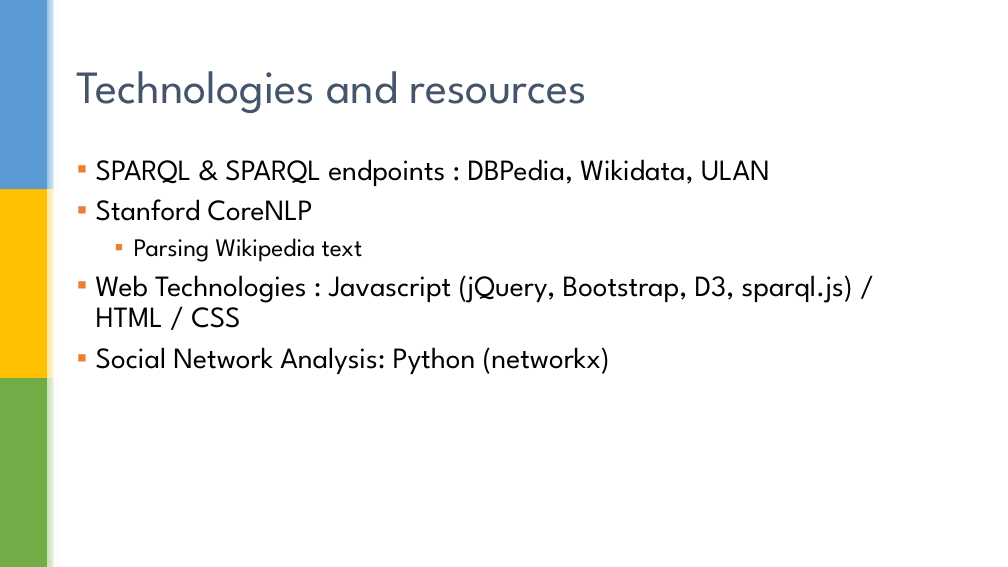
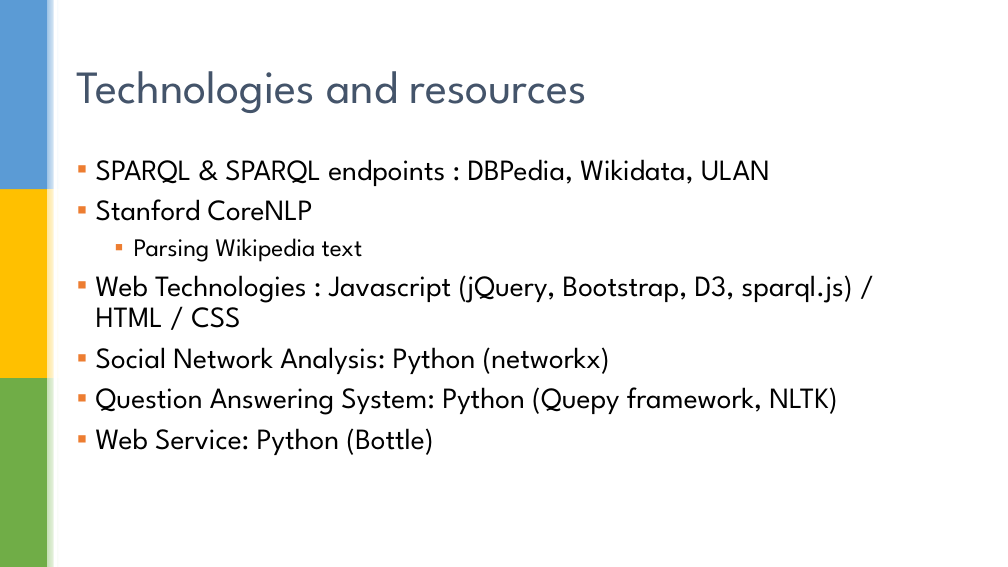
Before and after one commit to oana906/ArtViz, a slide deck: slide 6 of ArtViz2.pptx. Drawn at 1008x567 pixels with LibreOffice and Linux fonts; fonts in the diff are those of the drawing; background and template pictures are left out. Boxes give left, top, right and bottom in pixels: in the first picture for what was removed or moved away, otherwise in the second. Text is boxed around its words. In the diff, an @@ line names an element or a change of style, - is before the commit and + after.

```diff
--- a/ArtViz2.pptx
+++ b/ArtViz2.pptx
@@ text at [96, 387, 837, 455]: paragraphs added @@
+▪ Question Answering System: Python (Quepy framework, NLTK)
+▪ Web Service: Python (Bottle)
```
Also in this commit, not shown: 6 other slides changed, 2 slides added.
